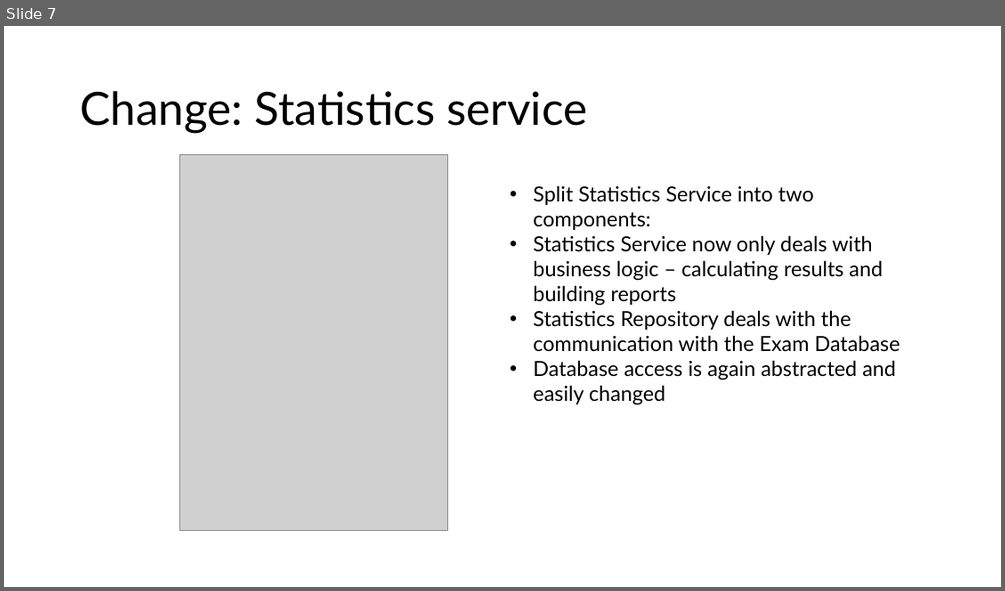
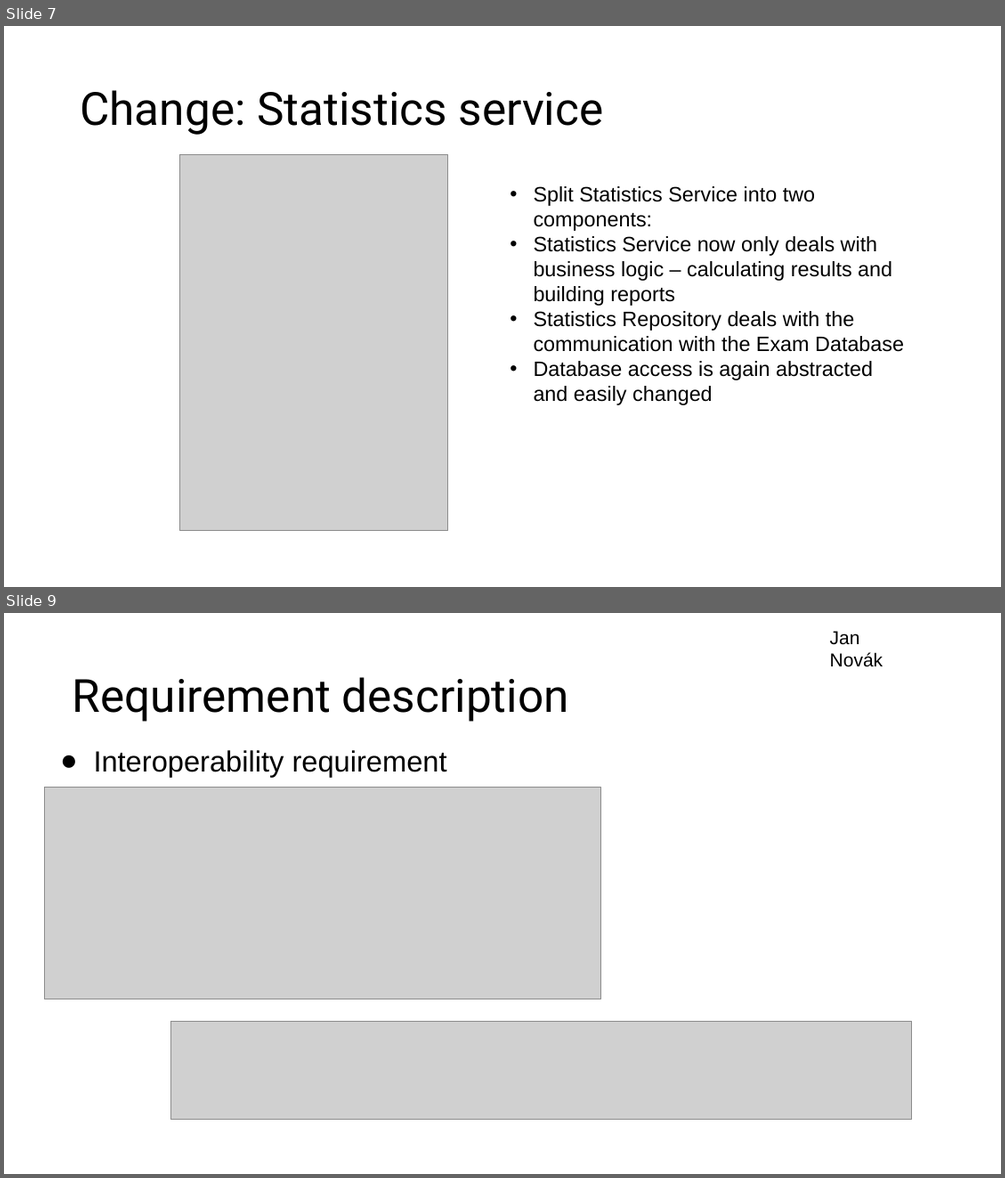
Before and after one commit to Jan-Novak00/Enrollments1, a slide deck: Milestone2/Presentation_Milestone2.pptx. Shown one above the other, each under a label of ours: slide 7 before the commit, slides 7 and 9 after it; the slides between them are not shown. The pictures are 1005x591 and 1005x1178 pixels, drawn with LibreOffice and Linux fonts; fonts in the diff are those of the drawing; grey boxes stand for pictures. Boxes give left, top, right and bottom in pixels: in the first picture for what was removed or moved away, otherwise in the second. Text is boxed around its words. In the diff, an @@ line names an element or a change of style, - is before the commit and + after.

Commit message:
Jan Novák slides

```diff
--- a/Milestone2/Presentation_Milestone2.pptx
+++ b/Milestone2/Presentation_Milestone2.pptx
@@ slide 9 added at (4, 613, 1001, 1174), background #FFFFFF @@
@@ text added at (830, 631, 882, 667), 18 pt, text #000000 @@
+Jan
+Novák
@@ title added at (73, 677, 569, 722), 44 pt, text #000000 @@
+Requirement description
@@ text added at (94, 750, 447, 777), 28 pt, text #000000 @@
+● Interoperability requirement
@@ picture added at (45, 787, 601, 999) @@
@@ picture added at (170, 1022, 912, 1119) @@
@@ slide 7 changed as well @@
@@ title "Change: Statistics service" at (80, 90, 604, 135): font Lato to Roboto @@
@@ text "Split Statistics Service into two ..." at (534, 186, 904, 405): font Lato to Arial @@
```
Also in this commit, not shown: 6 other slides changed, 3 other slides added.
